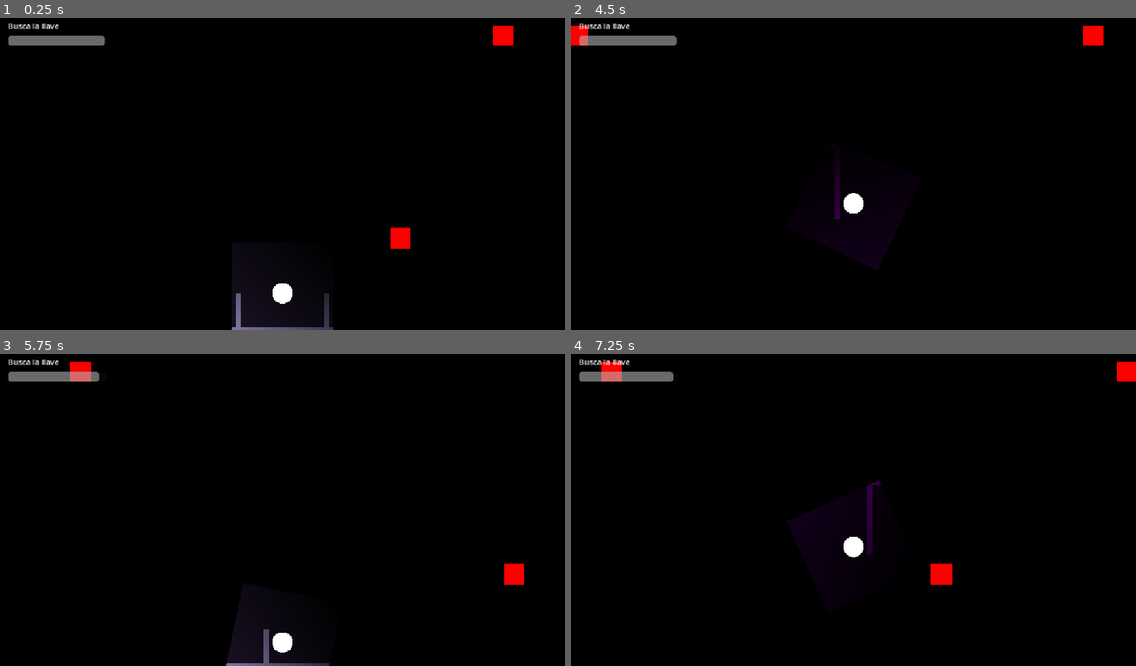
Above: before the commit, frames 1-4 (two rows, left to right).
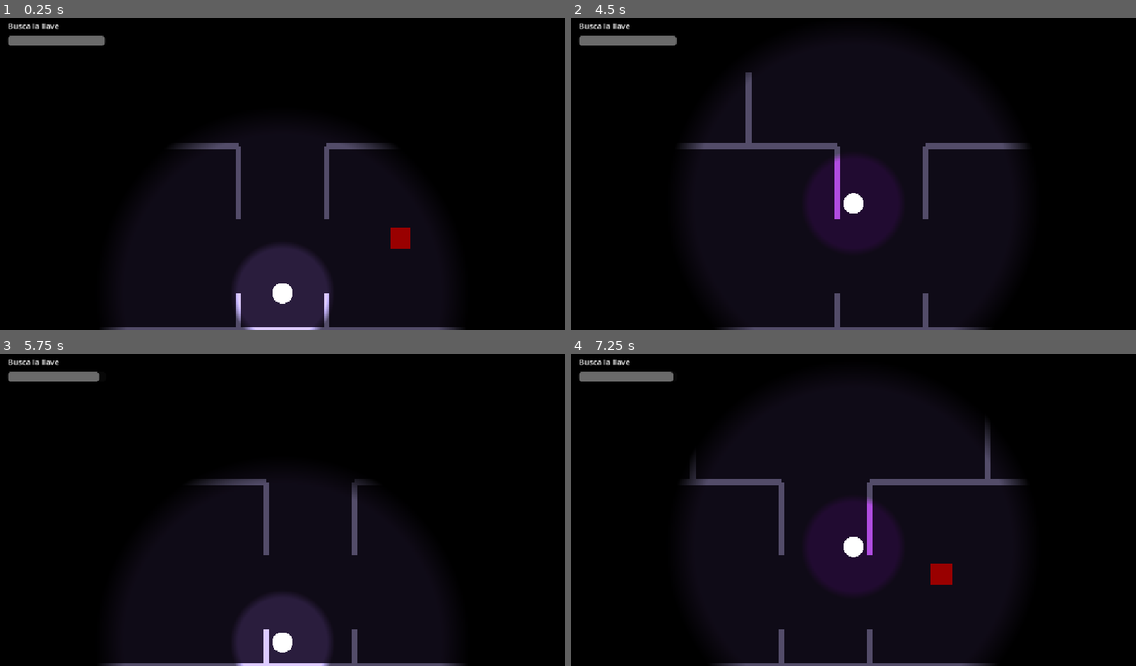
Above: after the commit, the same moments.

Repository: DiegoWojak/Halloween2026GameDojo
Game: Godot game, scene res://Scenes/EnemiesTest.tscn
Same seed, same stepped clock (60 frames per second), same inputs: the game is played once before the commit and once after it.
Inputs (mouse positions are in pixels of both pictures, inside the frame that each line leads up to):
- Up to frame 1 (0.25 s): no input
- Up to frame 2 (4.5 s): move the mouse to (977, 155) at 0.52 s; hold Right (ui_right) 0.53-1.28 s; click (977, 155) at 0.6 s; move the mouse to (740, 186) at 1.27 s; hold Down (ui_down) 1.28-2.03 s; tap Space (flashlight_toggle) at 1.35, 2.75, 2.85, 4.35 s; tap Enter at 2, 4.25 s; move the mouse to (910, 102) at 2.02 s; hold Right (ui_right) 2.03-2.78 s; click (910, 102) at 2.1 s; move the mouse to (825, 233) at 2.77 s; hold Up (ui_up) 2.78-3.53 s; move the mouse to (1023, 217) at 3.52 s; hold Left (ui_left) from 3.53 s (still down); click (1023, 217) at 3.6 s; move the mouse to (684, 124) at 4.27 s
- Up to frame 3 (5.75 s): move the mouse to (310, 506) at 5.02 s; release Left (ui_left) at 5.03 s; hold Down (ui_down) from 5.03 s (still down); click (310, 506) at 5.1 s
- Up to frame 4 (7.25 s): move the mouse to (768, 428) at 5.77 s; release Down (ui_down) at 5.78 s; hold Right (ui_right) 5.78-6.53 s; tap Space (flashlight_toggle) at 5.85, 6.5 s; move the mouse to (977, 491) at 6.52 s; hold Up (ui_up) from 6.53 s (still down); click (977, 491) at 6.6 s

The runs differ from the first frame. In frame 1, 5.7% of the frame differs, in the area x 18-91%, y 2-100%; in frame 2, 6.5%; in frame 3, 5.0%; in frame 4, 6.8%, in the area x 5-100%, y 2-100%.

Commit message:
feat: flashlight update and monster interaction with light

Diff:
--- a/Prefabs/Enemies/Orbiter/Orbiter.tscn
+++ b/Prefabs/Enemies/Orbiter/Orbiter.tscn
@@ -5,11 +5,7 @@
 [sub_resource type="CircleShape2D" id="CircleShape2D_hit"]
 radius = 12.0
 
-[sub_resource type="CanvasItemMaterial" id="CanvasItemMaterial_unshaded"]
-light_mode = 1
-
 [node name="Orbiter" type="Area2D" groups=["enemies"]]
-material = SubResource("CanvasItemMaterial_unshaded")
 script = ExtResource("1_script")
 
 [node name="CollisionShape2D" type="CollisionShape2D" parent="."]
--- a/Prefabs/Enemies/Patrol/Patrol.tscn
+++ b/Prefabs/Enemies/Patrol/Patrol.tscn
@@ -8,11 +8,7 @@
 [sub_resource type="RectangleShape2D" id="RectangleShape2D_hit"]
 size = Vector2(34, 34)
 
-[sub_resource type="CanvasItemMaterial" id="CanvasItemMaterial_unshaded"]
-light_mode = 1
-
 [node name="Patrol" type="CharacterBody2D" groups=["enemies"]]
-material = SubResource("CanvasItemMaterial_unshaded")
 script = ExtResource("1_script")
 
 [node name="CollisionShape2D" type="CollisionShape2D" parent="."]
--- a/Prefabs/Enemies/Seeker/Ghastly.gdshader
+++ b/Prefabs/Enemies/Seeker/Ghastly.gdshader
@@ -1,5 +1,4 @@
 shader_type canvas_item;
-render_mode unshaded;
 
 uniform sampler2D main_tex : source_color, repeat_enable;
 
--- a/Prefabs/Enemies/Seeker/Seeker.tscn
+++ b/Prefabs/Enemies/Seeker/Seeker.tscn
@@ -4,9 +4,6 @@
 
 [sub_resource type="CircleShape2D" id="CircleShape2D_hit"]
 radius = 12.0
-
-[sub_resource type="CanvasItemMaterial" id="CanvasItemMaterial_unshaded"]
-light_mode = 1
 
 [node name="Seeker" type="Area2D" unique_id=1145637919 groups=["enemies"]]
 script = ExtResource("1_script")
@@ -15,6 +12,5 @@
 shape = SubResource("CircleShape2D_hit")
 
 [node name="Visual" type="Polygon2D" parent="." unique_id=918200922]
-material = SubResource("CanvasItemMaterial_unshaded")
 color = Color(1, 1, 0, 1)
 polygon = PackedVector2Array(0, -16, 14, 12, -14, 12)
--- a/Prefabs/Enemies/Seeker/SeekerGhastly.tscn
+++ b/Prefabs/Enemies/Seeker/SeekerGhastly.tscn
@@ -13,7 +13,7 @@
 
 [node name="SeekerGhastly" type="Area2D" unique_id=1608970632 groups=["enemies"]]
 script = ExtResource("1_script")
-acceleration = 12.0
+acceleration = 19.0
 lifetime = 25.0
 
 [node name="CollisionShape2D" type="CollisionShape2D" parent="." unique_id=1875232132]
--- a/Prefabs/Flashlight.tscn
+++ b/Prefabs/Flashlight.tscn
@@ -3,24 +3,36 @@
 [ext_resource type="Script" uid="uid://dbj4ce5rpt2ai" path="res://Scripts/Flashlight.gd" id="1_e7i2y"]
 
 [sub_resource type="Gradient" id="Gradient_sctno"]
+offsets = PackedFloat32Array(0, 0.85, 1)
+colors = PackedColorArray(1, 1, 1, 1, 1, 1, 1, 1, 0, 0, 0, 1)
 
 [sub_resource type="GradientTexture2D" id="GradientTexture2D_4kxuq"]
 gradient = SubResource("Gradient_sctno")
-fill_from = Vector2(1, 1)
-fill_to = Vector2(0, 0)
+width = 256
+height = 256
+fill = 1
+fill_from = Vector2(0.5, 0.5)
+fill_to = Vector2(1, 0.5)
 
-[node name="Flashlight" type="Node2D" unique_id=78662924 node_paths=PackedStringArray("light_normal", "light_secret")]
+[node name="Flashlight" type="Node2D" unique_id=78662924 node_paths=PackedStringArray("light_normal", "light_secret", "light_outer")]
 script = ExtResource("1_e7i2y")
 light_normal = NodePath("Normal")
 light_secret = NodePath("Secret")
+light_outer = NodePath("Outer")
+
+[node name="Outer" type="PointLight2D" parent="." unique_id=503917264]
+energy = 0.6
+texture = SubResource("GradientTexture2D_4kxuq")
+texture_scale = 0.5
 
 [node name="Normal" type="PointLight2D" parent="." unique_id=1451971243]
+range_item_cull_mask = 5
 texture = SubResource("GradientTexture2D_4kxuq")
-texture_scale = 0.54
+texture_scale = 0.14
 
 [node name="Secret" type="PointLight2D" parent="." unique_id=1368516955]
 visible = false
 color = Color(0.6783516, 0.00034663768, 0.678347, 1)
 range_item_cull_mask = 3
 texture = SubResource("GradientTexture2D_4kxuq")
-texture_scale = 0.54
+texture_scale = 0.14
--- a/Scenes/EnemiesTest.tscn
+++ b/Scenes/EnemiesTest.tscn
@@ -37,7 +37,6 @@
 scale = Vector2(4, 4)
 drain_rate = 5.0
 energy_bar = NodePath("../../HUD/EnergyBar")
-enemy_alpha_off = 0.05
 
 [node name="Patrol1" parent="." unique_id=809552049 instance=ExtResource("3_patrol")]
 position = Vector2(100, 150)
--- a/Scripts/Flashlight.gd
+++ b/Scripts/Flashlight.gd
@@ -2,6 +2,8 @@
 
 @export var light_normal: PointLight2D
 @export var light_secret: PointLight2D
+## Capa externa: ilumina muros, objetos y enemigos fuera de light_only_ids.
+@export var light_outer: PointLight2D
 var is_light_normal: bool = true
 
 @export_group("Energy")
@@ -12,11 +14,14 @@
 @export var recharge_rate: float = 12.0
 ## Barra opcional (ProgressBar, TextureProgressBar...) que muestra la energía.
 @export var energy_bar: Range
-## Alpha de los nodos del grupo "enemies" con la luz apagada.
-@export var enemy_alpha_off: float = 0.1
-## class_name de enemigos que solo se ven dentro de la luz (la luz hace de máscara).
-## Los demás (Seeker, Patrol...) se ven de lejos.
+## class_name de enemigos que solo se ven en la capa interna (light_normal).
+## Los demás (Seeker, Patrol...) se ven también en la capa externa.
 @export var light_only_ids: Array[StringName] = [&"Orbiter"]
+## Capa de luz de los enemigos en light_only_ids. Debe estar en el
+## range_item_cull_mask de light_normal y fuera del de light_outer.
+@export_flags_2d_render var id_light_mask: int = 4
+
+var _light_only_mat := CanvasItemMaterial.new()
 
 var is_on: bool = true
 var energy: float
@@ -24,6 +29,7 @@
 
 func _ready() -> void:
 	energy = max_energy
+	_light_only_mat.light_mode = CanvasItemMaterial.LIGHT_MODE_LIGHT_ONLY
 	if energy_bar:
 		energy_bar.max_value = max_energy
 
@@ -42,15 +48,19 @@
 
 	light_normal.visible = is_on and is_light_normal
 	light_secret.visible = is_on and not is_light_normal
+	light_outer.visible = is_on
 	var secret_visible := is_on and not is_light_normal
 	if secret_visible != _secret_shown:
 		_secret_shown = secret_visible
 		GlobalManager.secret_toggle_visibility(secret_visible)
 
-	var alpha := 1.0 if is_on else enemy_alpha_off
+	# Fuera de la luz todo es oscuridad: los enemigos usan material normal (CanvasModulate negro).
+	# Los de light_only_ids van a su propia capa y en LIGHT_ONLY, así no dejan silueta negra
+	# sobre el piso iluminado por la capa externa.
 	for enemy in get_tree().get_nodes_in_group("enemies"):
-		var item := enemy as CanvasItem
-		item.modulate.a = alpha
-		var script := item.get_script() as Script
-		if script and script.get_global_name() in light_only_ids and item.material is CanvasItemMaterial:
-			item.material.light_mode = CanvasItemMaterial.LIGHT_MODE_LIGHT_ONLY
+		var script := enemy.get_script() as Script
+		if script and script.get_global_name() in light_only_ids:
+			for item in [enemy] + enemy.get_children():
+				if item is CanvasItem and (item.material == null or item.material is CanvasItemMaterial):
+					item.light_mask = id_light_mask
+					item.material = _light_only_mat
